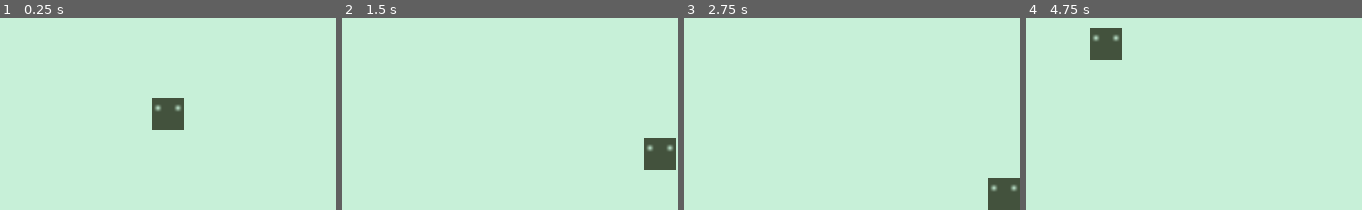
Above: before the commit, frames 1-4 (left to right).
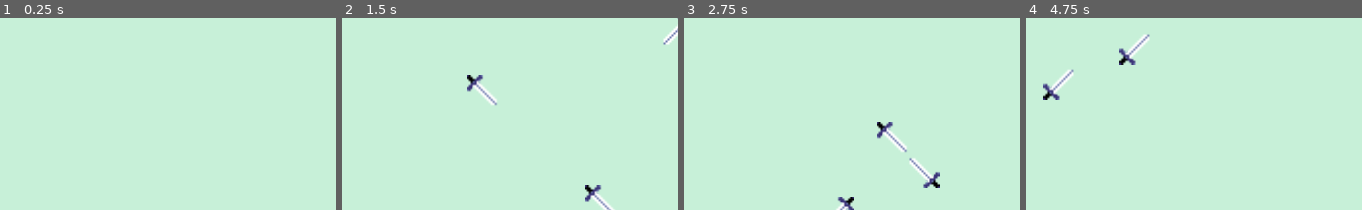
Above: after the commit, the same moments.

Repository: mstuttgart/hostile-terraqueo
Game: Godot game, scene res://Game.tscn
Two runs of this game, one before a commit and one after it. Both use one fixed random seed, a clock stepped at 60 frames per second and the inputs below.
Inputs:
- Up to frame 1 (0.25 s): no input
- Up to frame 2 (1.5 s): hold Right (ui_right) 0.53-1.28 s; hold Down (ui_down) from 1.28 s (still down)
- Up to frame 3 (2.75 s): release Down (ui_down) at 2.03 s; hold Right (ui_right) from 2.03 s (still down)
- Up to frame 4 (4.75 s): release Right (ui_right) at 2.78 s; hold Up (ui_up) 2.78-3.53 s; hold Left (ui_left) from 3.53 s (still down)

The runs differ from the first frame. In frame 1, 1.6% of the frame differs, in the area x 45-55%, y 41-59%; in frame 2, 2.8%; in frame 3, 2.9%, in the area x 45-100%, y 54-100%; in frame 4, 2.6%.

Commit message:
Add path2d and junk movement logic

Diff:
--- a/HostileTerraqueo/Game.gd
+++ b/HostileTerraqueo/Game.gd
@@ -5,16 +5,26 @@
 var screen_size
 var player_size
 
+var junk_list = [
+    preload("res://JunkSword.tscn"),
+]
 
 # Called when the node enters the scene tree for the first time.
 func _ready():
+    # Init random seed
+    randomize()
+
     # Get screen size
     screen_size = get_viewport_rect().size
 
     # Get player shape extents
     player_size =  $Player.get_node("CollisionShape2D").shape.get_extents()
 
+    # Set player initial position
     $Player.position = $InitialPosition.position
+
+    # Start timers
+    $JunkTimer.start()
 
 
 # Called every frame. 'delta' is the elapsed time since the previous frame.
@@ -42,3 +52,22 @@
     # Adjust player position to inside game screen
     $Player.position.x = clamp($Player.position.x, player_size.x, screen_size.x - player_size.x)
     $Player.position.y = clamp($Player.position.y, player_size.y, screen_size.y - player_size.y)
+
+
+func _on_JunkTimer_timeout():
+    # Time to spawn junk in game scene
+
+    var idx = rand_range(0, junk_list.size() - 1)
+
+    # Instance junk
+    var junk = junk_list[idx].instance()
+
+    # Choose a random location on Path2D
+    $JunkPath/JunkSpawnPosition.offset = randi()
+
+    # Move the junk
+    junk.move($JunkPath/JunkSpawnPosition.position,
+              $JunkPath/JunkSpawnPosition.rotation)
+
+    # Add junk to scene
+    add_child(junk)
--- a/HostileTerraqueo/Game.tscn
+++ b/HostileTerraqueo/Game.tscn
@@ -14,6 +14,11 @@
 [sub_resource type="RectangleShape2D" id=2]
 extents = Vector2( 4, 4 )
 
+[sub_resource type="Curve2D" id=5]
+_data = {
+"points": PoolVector2Array( 0, 0, 0, 0, 83.8778, 0.201751, 0, 0, 0, 0, 84, 48, 0, 0, 0, 0, 0, 47.875, 0, 0, 0, 0, -0.125, 0.5, 0, 0, 0, 0, 83.8778, 0.201751 )
+}
+
 [node name="Game" type="Node2D"]
 script = ExtResource( 2 )
 
@@ -22,13 +27,18 @@
 margin_bottom = 48.0
 color = Color( 0.780392, 0.941176, 0.847059, 1 )
 __meta__ = {
+"_edit_lock_": true,
 "_edit_use_anchors_": false
 }
 
 [node name="InitialPosition" type="Position2D" parent="."]
 position = Vector2( 42, 24 )
+__meta__ = {
+"_edit_lock_": true
+}
 
 [node name="Player" type="Area2D" parent="."]
+visible = false
 __meta__ = {
 "_edit_group_": true
 }
@@ -40,3 +50,17 @@
 
 [node name="CollisionShape2D" type="CollisionShape2D" parent="Player"]
 shape = SubResource( 2 )
+
+[node name="JunkPath" type="Path2D" parent="."]
+curve = SubResource( 5 )
+__meta__ = {
+"_edit_group_": true
+}
+
+[node name="JunkSpawnPosition" type="PathFollow2D" parent="JunkPath"]
+position = Vector2( 83.8778, 0.201751 )
+rotation = 1.56824
+
+[node name="JunkTimer" type="Timer" parent="."]
+wait_time = 0.5
+[connection signal="timeout" from="JunkTimer" to="." method="_on_JunkTimer_timeout"]
Not shown: 1 places in HostileTerraqueo/Game.tscn that only renumber resources
